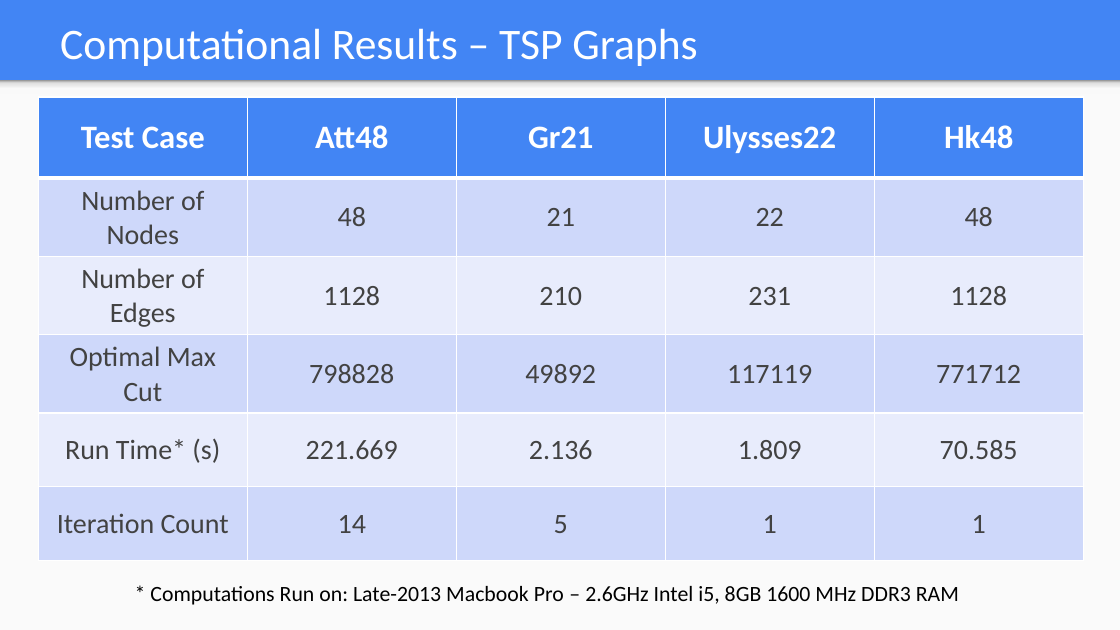
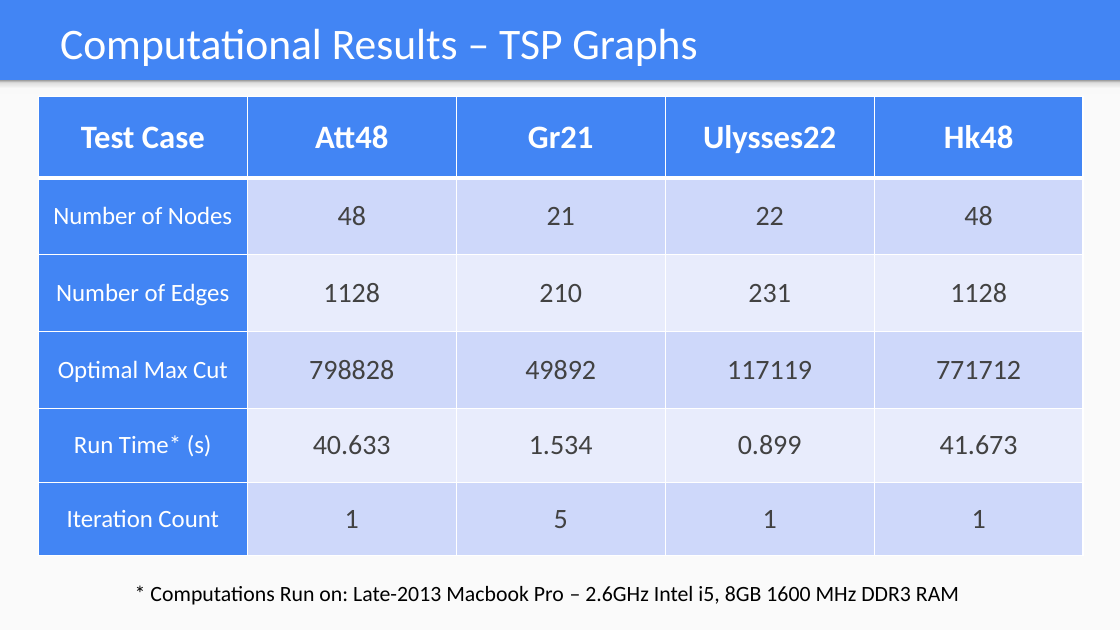
Before and after one commit to aggardner/574_max_cut, a slide deck: slide 9 of Max_Cut_ppt.pptx (slide 8 before the commit). Drawn at 1120x630 pixels with LibreOffice and Linux fonts; fonts in the diff are those of the drawing. Boxes give left, top, right and bottom in pixels: in the first picture for what was removed or moved away, otherwise in the second. Text is boxed around its words. In the diff, an @@ line names an element or a change of style, - is before the commit and + after.

```diff
--- a/Max_Cut_ppt.pptx
+++ b/Max_Cut_ppt.pptx
@@ table at (38, 96, 1085, 556) @@
-row 5: Run Time* (s) | 221.669 | 2.136 | 1.809 | 70.585
+row 5: Run Time* (s) | 40.633 | 1.534 | 0.899 | 41.673
-row 6, column 2: 14
+row 6, column 2: 1
@@ fill #CFD9FB to #4285F4 in 3 cells @@
@@ fill #E9EDFD to #4285F4 in 2 cells @@
@@ size 18 to 16 pt, text colour #424242 to #FFFFFF in "Number of Nodes", "Number of Edges", "Optimal Max Cut", "Run Time* (s)" and 1 more places @@
```
Also in this commit, not shown: 8 other slides changed, 2 slides added, 1 slide removed, 9 other files.
